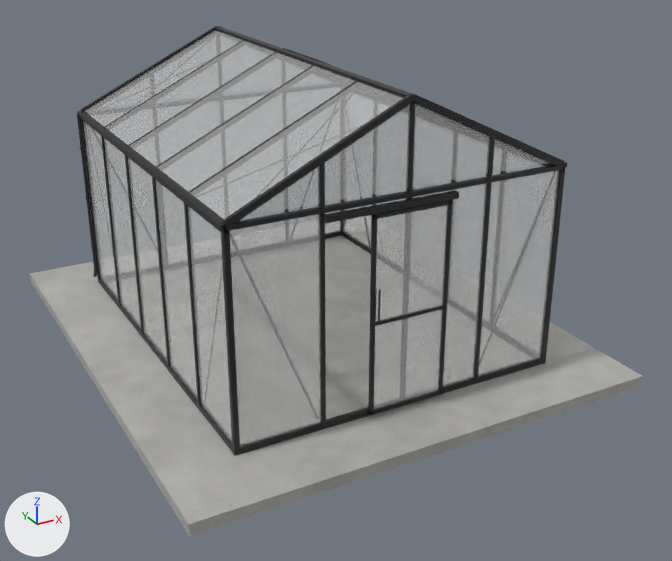
One commit to the glTF model models/scandiglas/sg-rect-10-2-12-7.glb: the scene before it, then after it.
One viewpoint serves both versions: a 50 mm camera at (-3.85, -5.18, 4.21) aimed at (0.16, 2.11, 0.57). The axes (+X, +Y, +Z) are drawn at lower left. The lights are the same throughout. The older version comes first. Vertices at exactly the same position are counted once.

The first picture shows 'scandiglas-rect-10-2-12-7'.
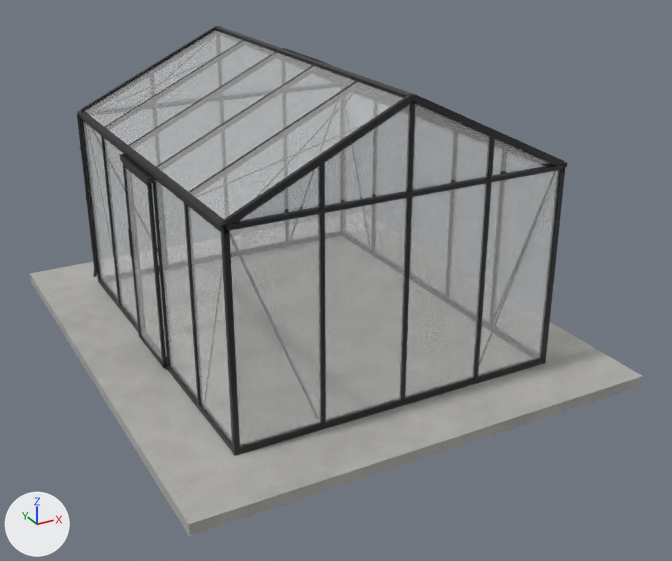
The newer file is also turned or shifted as a whole; pictures and numbers use the older file's frame.

Changed parts and their boxes [x1, y1, x2, y2] in the pictures (672 x 561 px; the box of a moved part takes in the faces that stretch with it):
part 1 of me_scandiglas, moved or reshaped: before [368, 200, 453, 415]; after [122, 162, 167, 368]
part 2 of me_scandiglas, moved or reshaped: before [128, 157, 167, 360]; after [128, 229, 132, 257]
part 3 of me_scandiglas, moved or reshaped (not visible afterwards): before [374, 205, 448, 409]
part 4 of me_scandiglas, moved or reshaped: before [323, 191, 459, 223]; after [120, 154, 155, 183]
part 5 of me_scandiglas, added: after [125, 167, 162, 360]
part 6 of me_scandiglas, added: after [325, 198, 407, 421]
part 7 of me_scandiglas, deleted: before [378, 289, 381, 321]
part 8 of me_scandiglas, deleted: before [370, 305, 444, 326]
part 9 of me_scandiglas, surface changed: [78, 151, 539, 443] in both

The edits, one by one:
me_scandiglas is used by ob_scandiglas_rect_10_2_12_7; location (0.0, 0.0, 0.0).
me_scandiglas had 3180 vertices, 5881 faces and spanned x -2.19..2.19, y 0.0..5.12, z -0.1..2.69.
me_scandiglas now has 3156 vertices, 5839 faces and spans x -2.19..2.19, y 0.0..5.12, z -0.1..2.69.
me_scandiglas part 1: the loose piece of 70 vertices spanning x -0.36..0.38, y 0.58..0.61, z 0.03..1.81 is turned -90 degrees about the z axis through its middle, then moved by (-1.6, 1.96, 0.0).
me_scandiglas part 2: the loose piece of 24 vertices spanning x -1.55, y 2.19..2.92, z 0.06..1.89 is scaled about its middle by (2.78, 0.0158, 0.152), then moved by (-0.07, 0.31, 0.07), in mat_powder.
me_scandiglas part 3: the loose piece of 24 vertices spanning x -0.32..0.35, y 0.6, z 0.07..1.77 is scaled about its middle by (0, 0.198, 0.163), then moved by (-1.57, 2.27, 0.12), in mat_powder.
me_scandiglas part 4: the loose piece of 24 vertices spanning x -0.78..0.43, y 0.57..0.63, z 1.82..1.87 is turned -90 degrees about the z axis through its middle and scaled by 0.663, then moved by (-1.42, 1.94, 0.0).
me_scandiglas part 5: the loose piece of 24 vertices spanning x -1.55, y 2.19..2.92, z 0.06..1.89 is copied, and the copy is scaled about its middle by (1, 0.901, 0.936), then moved by (-0.04, 0.0, -0.05); it spans x -1.59, y 2.23..2.89, z 0.07..1.77.
me_scandiglas part 6: the loose piece of 24 vertices spanning x -0.32..0.35, y 0.6, z 0.07..1.77 is copied, and the copy is scaled about its middle by (1.11, 1, 1.07), then moved by (-0.4, 0.04, 0.05); it spans x -0.76..-0.02, y 0.64, z 0.06..1.89.
me_scandiglas part 7: the loose piece of 24 vertices spanning x -0.3..-0.29, y 0.56..0.57, z 0.9..1.18 is deleted.
me_scandiglas part 8: the loose piece of 24 vertices spanning x -0.36..0.38, y 0.58..0.61, z 0.85..0.88 is deleted.
me_scandiglas part 9: 5139 kept faces spanning x -2.19..2.19, y 0.0..5.12, z -0.1..2.69 get new texture (UV) coordinates.
Other edits to the shape of me_scandiglas do not show in these pictures.
